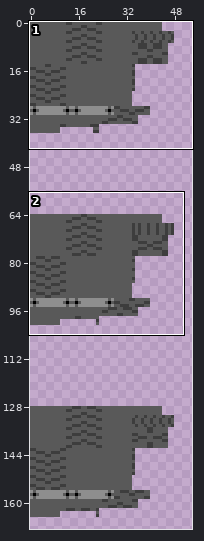
File history of a pixel-art file, assets/conveyor_mk1_animation.ase. Above, an overview of the earlier version with the close-up marked.
Close-up. Before the edit:
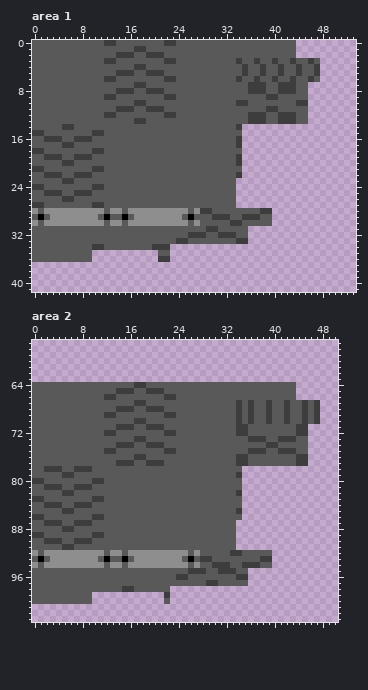
64x192 pixels, 1 frame. Colours within 5 levels of each other are drawn and written as one. Shown: area 1: x 0..53, y 0..41; area 2: x 0..50, y 57..103. The wide view leaves out empty margins. The commit also changed other parts of the picture, which this record leaves out.
After the commit:
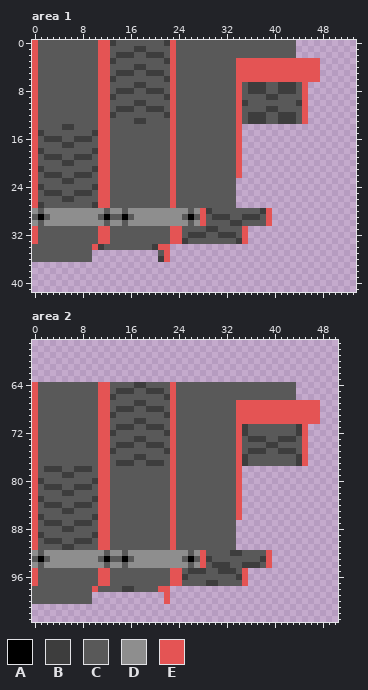
Palette (. is transparent): A #000000  B #3d3d3d  C #595959  D #8e8e8e  E #e45454
What changed:
Changed rows in their new state; - is an unchanged pixel.
Area 1:
first column x 0:
 0 E----------EE----------E------------------------
 1 E----------EE----------E------------------------
 2 E----------EE----------E------------------------
 3 E----------EE----------E----------EEEEEEEEEEEEEE
 4 E----------EE----------E----------EEEEEEEEEEEEEE
 5 E----------EE----------E----------EEEEEEEEEEEEEE
 6 E----------EE----------E----------EEEEEEEEEEEEEE
 7 E----------EE----------E----------E----------E--
 8 E----------EE----------E----------E----------E--
 9 E----------EE----------E----------E----------E--
10 E----------EE----------E----------E----------E--
11 E----------EE----------E----------E----------E--
12 E----------EE----------E----------E----------E--
13 E----------EE----------E----------E----------E--
14 E----------EE----------E----------E-------------
15 E----------EE----------E----------E-------------
16 E----------EE----------E----------E-------------
17 E----------EE----------E----------E-------------
18 E----------EE----------E----------E-------------
19 E----------EE----------E----------E-------------
20 E----------EE----------E----------E-------------
21 E----------EE----------E----------E-------------
22 E----------EE----------E----------E-------------
23 E----------EE----------E------------------------
24 E----------EE----------E------------------------
25 E----------EE----------E------------------------
26 E----------EE----------E------------------------
27 E----------EE----------E------------------------
28 ----------------------------E----------E--------
29 ----------------------------E----------E--------
30 ----------------------------E----------E--------
31 E----------EE----------EE----------E------------
32 E----------EE----------EE----------E------------
33 E----------EE----------EE----------E------------
34 ----------E----------EE-------------------------
35 ----------------------E-------------------------
36 ----------------------E-------------------------
Area 2:
first column x 0:
 64 E----------EE----------E------------------------
 65 E----------EE----------E------------------------
 66 E----------EE----------E------------------------
 67 E----------EE----------E----------EEEEEEEEEEEEEE
 68 E----------EE----------E----------EEEEEEEEEEEEEE
 69 E----------EE----------E----------EEEEEEEEEEEEEE
 70 E----------EE----------E----------EEEEEEEEEEEEEE
 71 E----------EE----------E----------E----------E--
 72 E----------EE----------E----------E----------E--
 73 E----------EE----------E----------E----------E--
 74 E----------EE----------E----------E----------E--
 75 E----------EE----------E----------E----------E--
 76 E----------EE----------E----------E----------E--
 77 E----------EE----------E----------E----------E--
 78 E----------EE----------E----------E-------------
 79 E----------EE----------E----------E-------------
 80 E----------EE----------E----------E-------------
 81 E----------EE----------E----------E-------------
 82 E----------EE----------E----------E-------------
 83 E----------EE----------E----------E-------------
 84 E----------EE----------E----------E-------------
 85 E----------EE----------E----------E-------------
 86 E----------EE----------E----------E-------------
 87 E----------EE----------E------------------------
 88 E----------EE----------E------------------------
 89 E----------EE----------E------------------------
 90 E----------EE----------E------------------------
 91 E----------EE----------E------------------------
 92 ----------------------------E----------E--------
 93 ----------------------------E----------E--------
 94 ----------------------------E----------E--------
 95 E----------EE----------EE----------E------------
 96 E----------EE----------EE----------E------------
 97 E----------EE----------EE----------E------------
 98 ----------E----------EE-------------------------
 99 ----------------------E-------------------------
100 ----------------------E-------------------------
